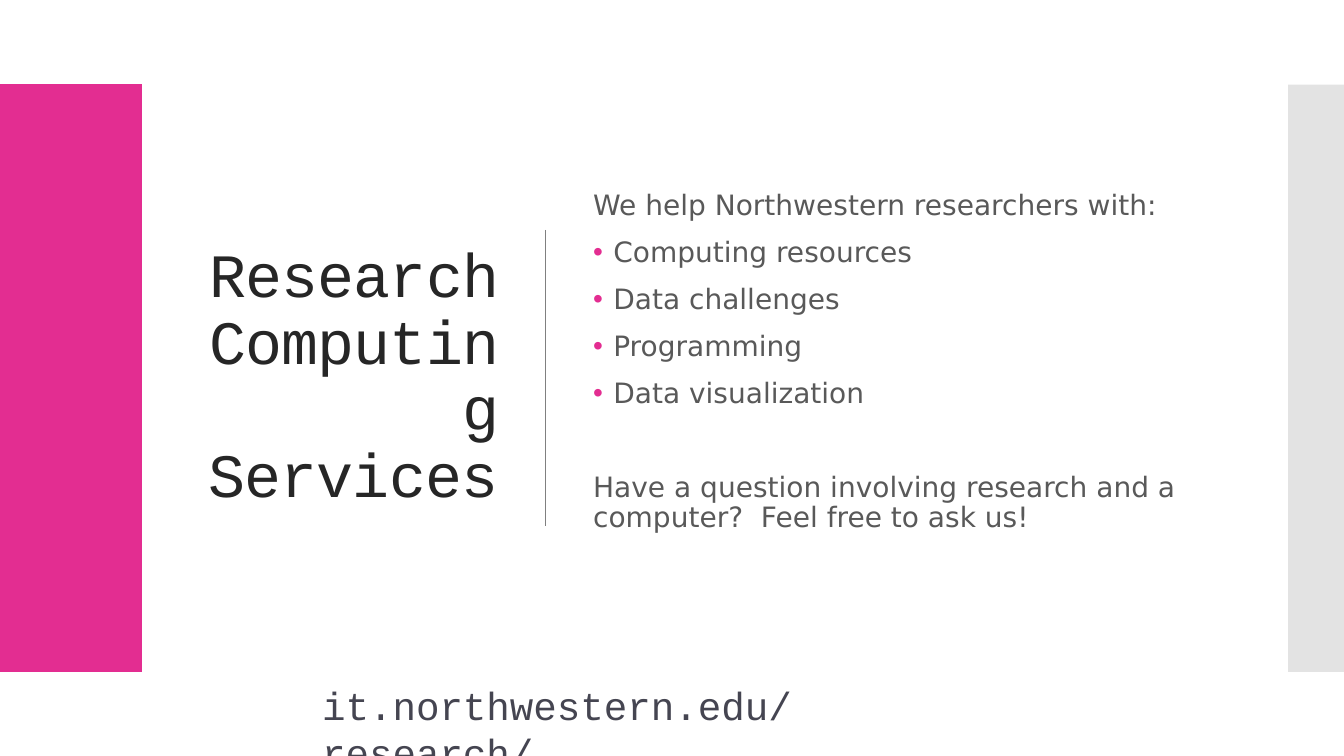
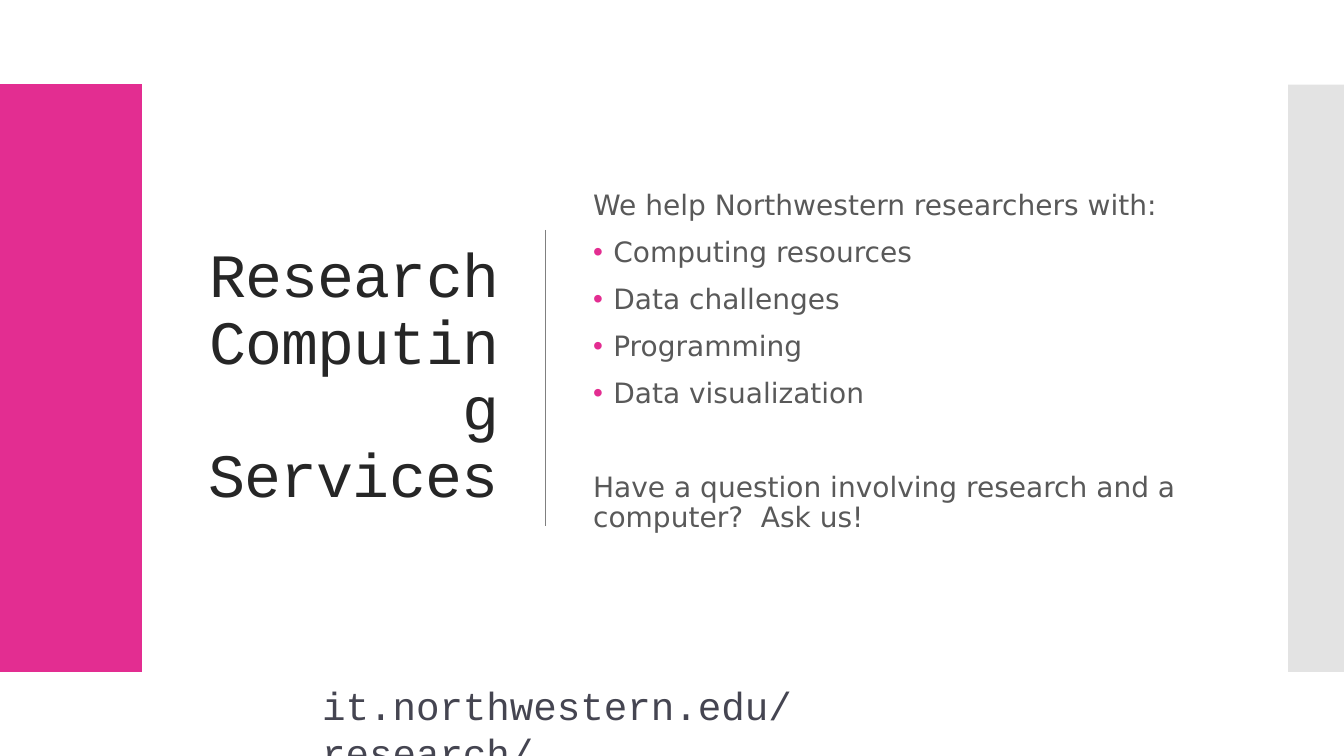
Before and after one commit to nuitrcs/r-first-steps, a slide deck: slide 3 of slides.pptx. Drawn at 1344x756 pixels with LibreOffice and Linux fonts; fonts in the diff are those of the drawing. Boxes give left, top, right and bottom in pixels: in the first picture for what was removed or moved away, otherwise in the second. Text is boxed around its words. In the diff, an @@ line names an element or a change of style, - is before the commit and + after.

```diff
--- a/slides.pptx
+++ b/slides.pptx
@@ text at (593,475,1175,533): text changed @@
-Have a question involving research and a computer? Feel free to ask us!
+Have a question involving research and a computer? Ask us!
```
Also in this commit, not shown: 2 other slides changed, 2 slides added, 4 other files.
